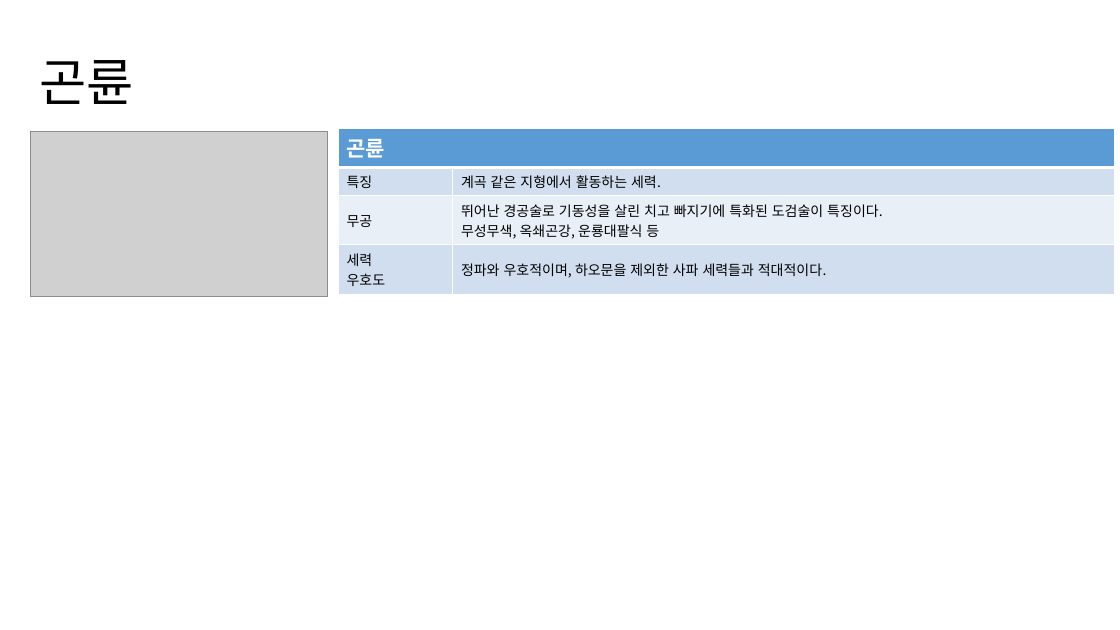
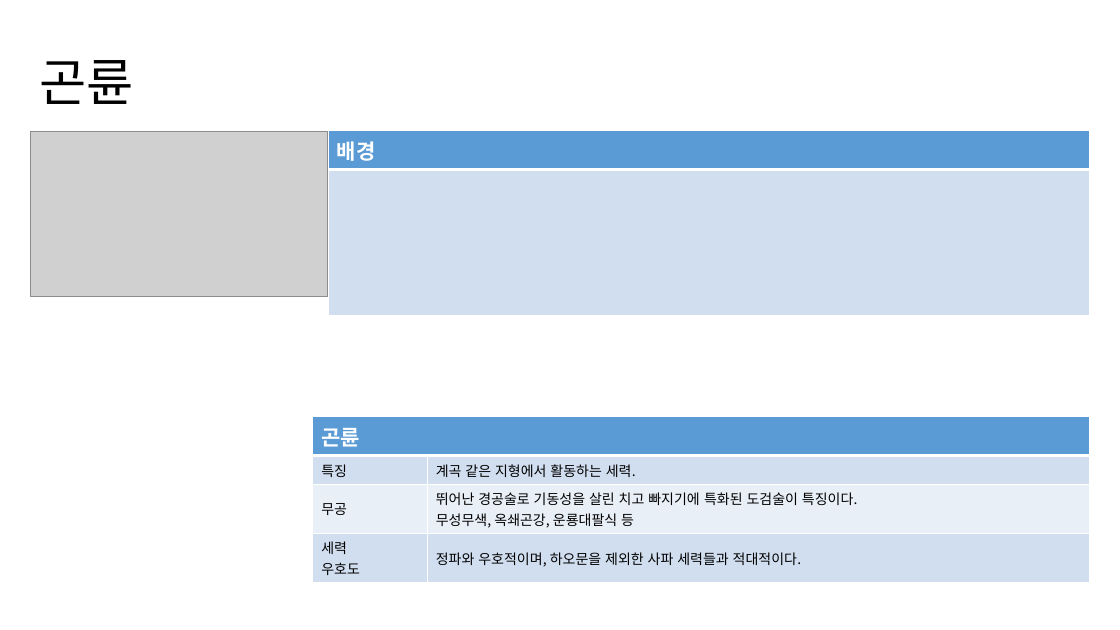
Before and after one commit to yjk0401/unityenginebasic_9th, a slide deck: slide 11 of 기획/세력 기획서.pptx. Drawn at 1120x630 pixels with LibreOffice and Linux fonts; fonts in the diff are those of the drawing; grey boxes stand for pictures. Boxes give left, top, right and bottom in pixels: in the first picture for what was removed or moved away, otherwise in the second. Text is boxed around its words. In the diff, an @@ line names an element or a change of style, - is before the commit and + after.

```diff
--- a/기획/세력 기획서.pptx
+++ b/기획/세력 기획서.pptx
@@ table added at [329,130,1089,310], 2 rows, 1 columns @@
+배경
+
@@ table: place and size @@
-table at [339,129,1115,292]
+table at [313,417,1090,580]
```
Also in this commit, not shown: 6 other slides changed.
